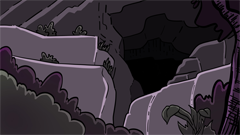
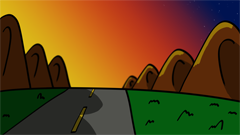
Layers edited between the first and the second (240, 135) image:
added layer "Layer 1" in group "Artboard 1" over [left=0, top=0, right=240, bottom=135]
hid "0001" over [left=0, top=0, right=240, bottom=135]
